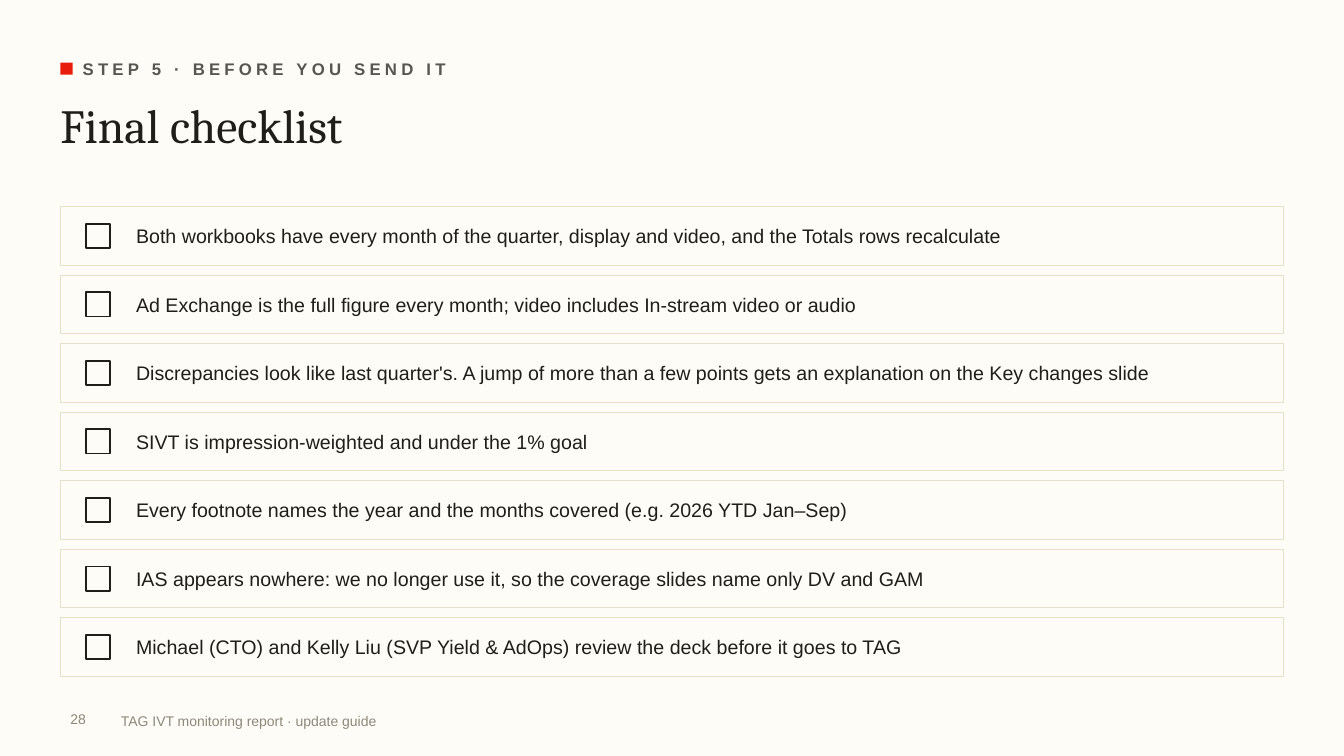
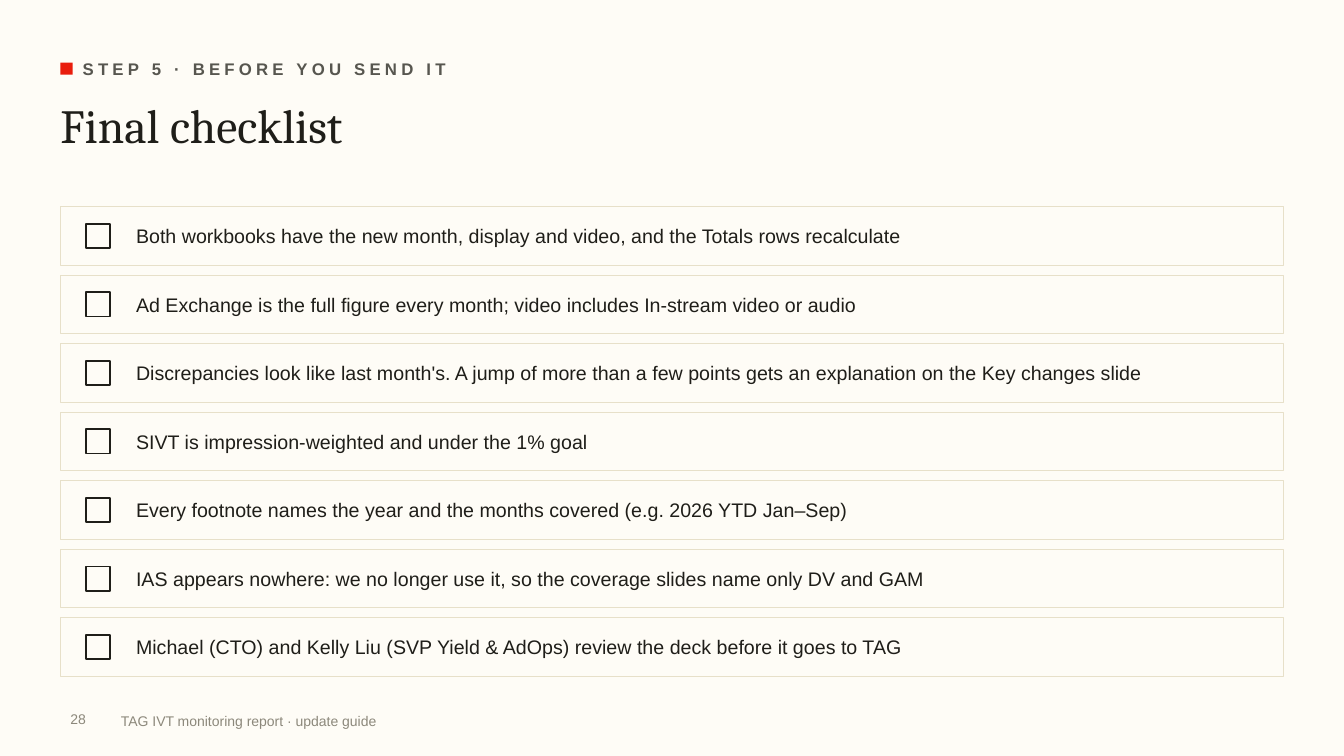
Before and after one commit to rogerhirano-nw/yield-dashboard, a slide deck: slide 28 of docs/TAG_IVT_Report_Update_Guide.pptx. Drawn at 1344x756 pixels with LibreOffice and Linux fonts; fonts in the diff are those of the drawing; background and template pictures are left out. Boxes give left, top, right and bottom in pixels: in the first picture for what was removed or moved away, otherwise in the second. Text is boxed around its words. In the diff, an @@ line names an element or a change of style, - is before the commit and + after.

```diff
--- a/docs/TAG_IVT_Report_Update_Guide.pptx
+++ b/docs/TAG_IVT_Report_Update_Guide.pptx
@@ text at (136, 228, 900, 247): text changed @@
-Both workbooks have every month of the quarter, display and video, and the Totals rows recalculate
+Both workbooks have the new month, display and video, and the Totals rows recalculate
@@ text at (136, 365, 1141, 384): text changed @@
-Discrepancies look like last quarter's. A jump of more than a few points gets an explanation on the Key changes slide
+Discrepancies look like last month's. A jump of more than a few points gets an explanation on the Key changes slide
```
Also in this commit, not shown: 9 other slides changed, 3 other files.
